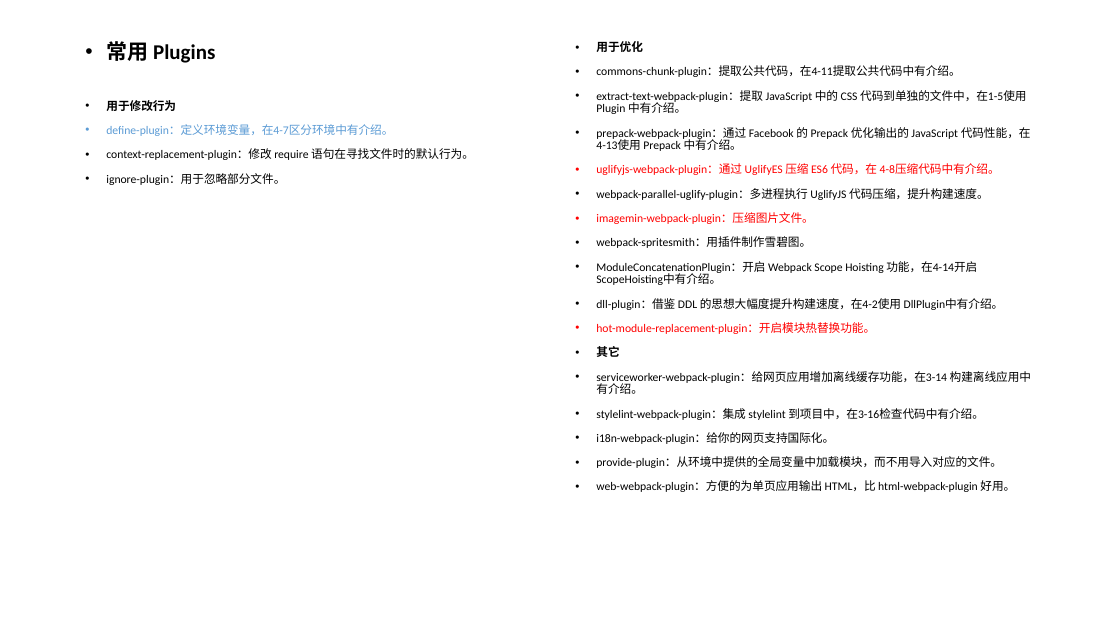
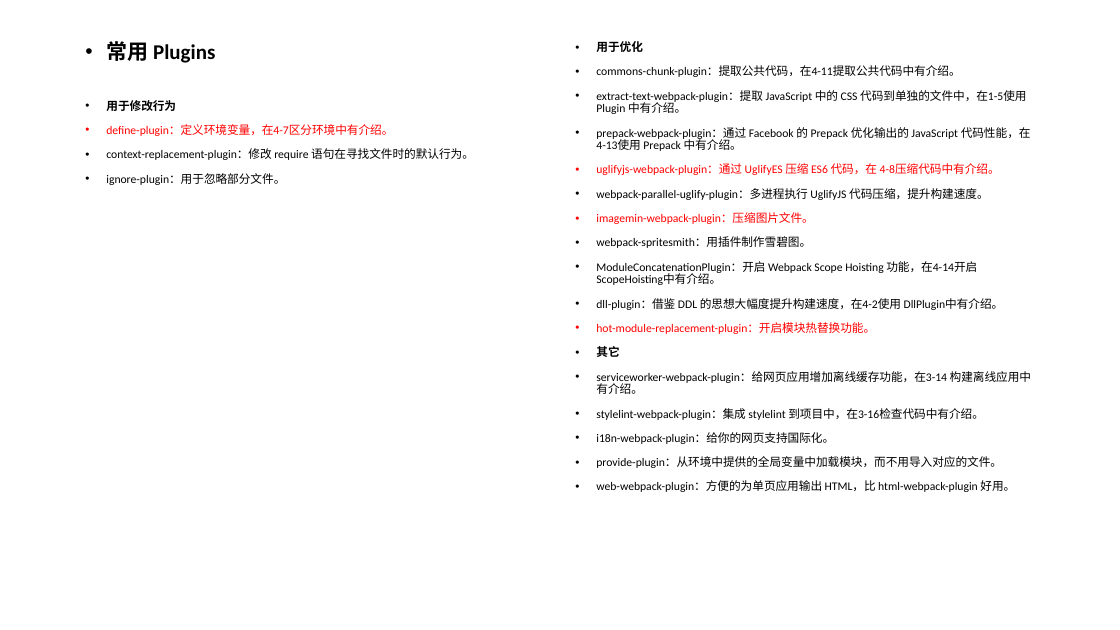
Before and after one commit to Cohen-Wang/workbench, a slide deck: slide 56 of cloud/webpack-ppt/培训 - webpack.pptx. Drawn at 1120x630 pixels with LibreOffice and Linux fonts; fonts in the diff are those of the drawing. Boxes give left, top, right and bottom in pixels: in the first picture for what was removed or moved away, otherwise in the second. Text is boxed around its words. In the diff, an @@ line names an element or a change of style, - is before the commit and + after.

```diff
--- a/cloud/webpack-ppt/培训 - webpack.pptx
+++ b/cloud/webpack-ppt/培训 - webpack.pptx
@@ text at (106,124,393,136): text colour #5B9BD5 to #FF0000 in "define-plugin：定义环境变量，在4-7区分环境中有介绍。" @@
```
Also in this commit, not shown: 1 other slide changed, 1 slide added, 1 other file.
